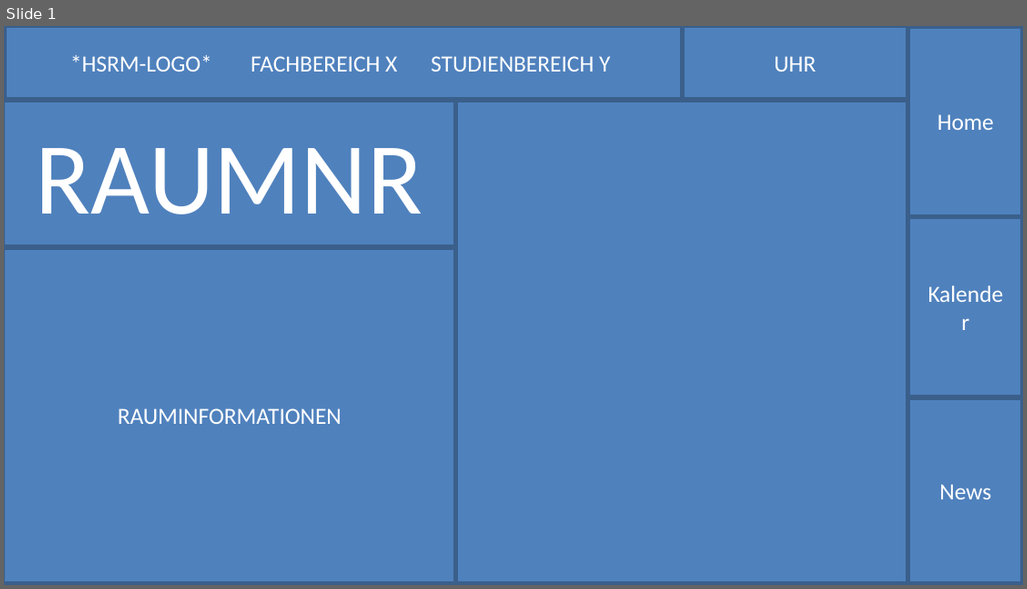
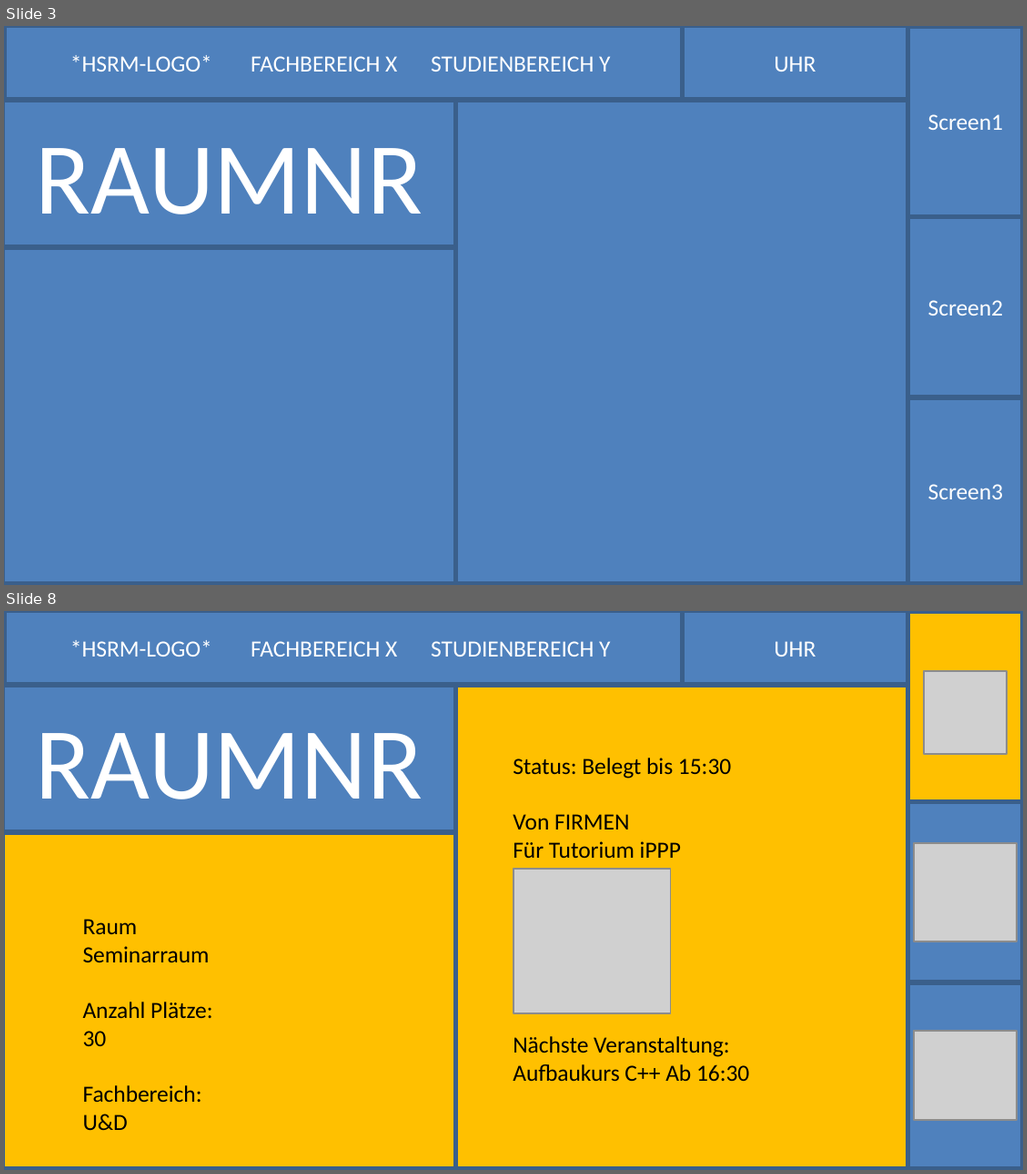
Before and after one commit to 3xtogo/dwd, a slide deck: doku/Layout_Design.pptx. Shown one above the other, each under a label of ours: slide 1 before the commit, slides 3 and 8 after it; the slides between them are not shown. The pictures are 1027x589 and 1027x1174 pixels, drawn with LibreOffice and Linux fonts; fonts in the diff are those of the drawing; grey boxes stand for pictures. Boxes give left, top, right and bottom in pixels: in the first picture for what was removed or moved away, otherwise in the second. Text is boxed around its words. In the diff, an @@ line names an element or a change of style, - is before the commit and + after.

```diff
--- a/doku/Layout_Design.pptx
+++ b/doku/Layout_Design.pptx
@@ slide 8 added at box(4, 611, 1023, 1170), background #FFFFFF @@
@@ rectangle added at box(4, 611, 682, 685), fill #4F81BD, outline #3A5F8C 2 pt, 10 pt, text #FFFFFF @@
+*HSRM-LOGO* FACHBEREICH X STUDIENBEREICH Y
@@ rectangle added at box(682, 611, 908, 685), fill #4F81BD, outline #3A5F8C 2 pt, 10 pt, text #FFFFFF @@
+UHR
@@ rectangle added at box(908, 611, 1023, 801), fill #FFC000, outline #3A5F8C 2 pt @@
@@ rectangle added at box(4, 685, 455, 831), fill #4F81BD, outline #3A5F8C 2 pt, 44 pt, text #FFFFFF @@
+RAUMNR
@@ rectangle added at box(457, 685, 909, 1169), fill #FFC000, outline #3A5F8C 2 pt @@
@@ picture added at box(925, 671, 1008, 755) @@
@@ text added at box(513, 758, 749, 1081), 10 pt, text #000000 @@
+Status: Belegt bis 15:30
+Von FIRMEN
+Für Tutorium iPPP
+Nächste Veranstaltung:
+Aufbaukurs C++ Ab 16:30
@@ rectangle added at box(908, 801, 1023, 982), fill #4F81BD, outline #3A5F8C 2 pt @@
@@ rectangle added at box(4, 831, 455, 1167), fill #FFC000, outline #3A5F8C 2 pt @@
@@ picture added at box(915, 843, 1018, 942) @@
@@ picture added at box(514, 869, 671, 1013) @@
@@ text added at box(83, 919, 212, 1131), 10 pt, text #000000 @@
+Raum
+Seminarraum
+Anzahl Plätze: 30
+Fachbereich: U&D
@@ rectangle added at box(908, 982, 1023, 1167), fill #4F81BD, outline #3A5F8C 2 pt @@
@@ picture added at box(915, 1032, 1018, 1121) @@
@@ what was slide 1 is now slide 3 @@
@@ slide 3 changed as well @@
@@ text in rectangle at box(929, 114, 1003, 130): text changed @@
-Home
+Screen1
@@ text in rectangle at box(929, 300, 1003, 315): text changed @@
-Kalender
+Screen2
@@ text in rectangle at box(118, 408, 342, 424): text removed @@
-RAUMINFORMATIONEN
@@ text in rectangle at box(929, 484, 1003, 499): text changed @@
-News
+Screen3
```
Also in this commit, not shown: 3 other slides changed, 5 other slides added, 2 other files.
